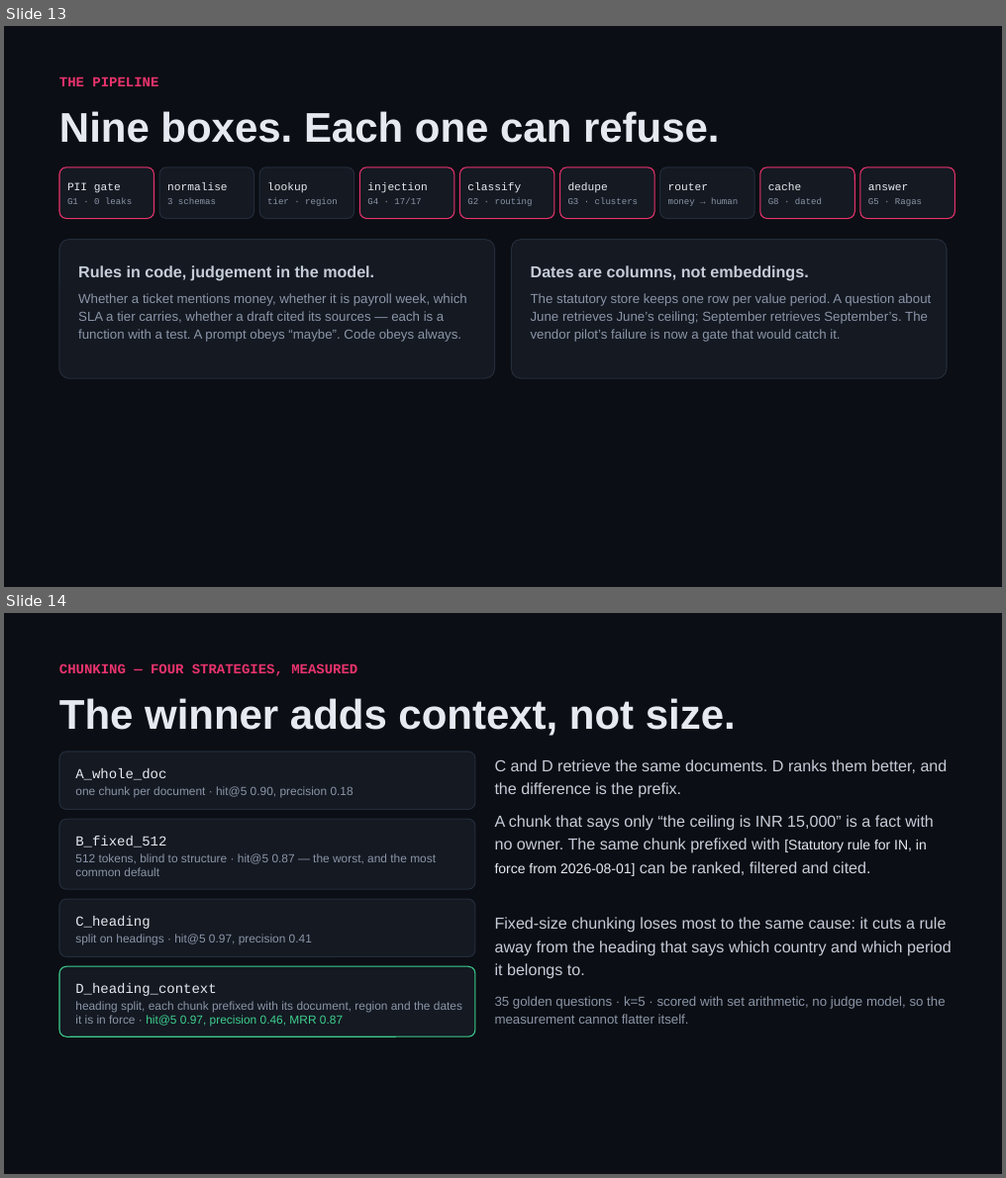
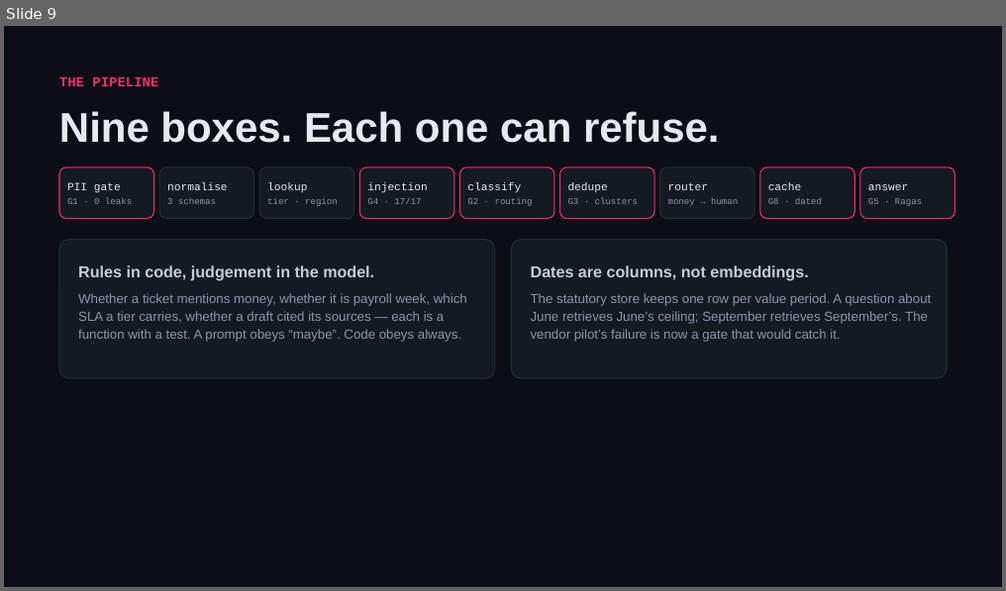
Before and after one commit to shivam-25/ramco-payce-pilot, a slide deck: docs/deck/ramco-payce-pilot.pptx. Shown one above the other, each under a label of ours: slides 13 and 14 before the commit, slide 9 after it. The pictures are 1006x1178 and 1006x591 pixels, drawn with LibreOffice and Linux fonts; fonts in the diff are those of the drawing. Boxes give left, top, right and bottom in pixels: in the first picture for what was removed or moved away, otherwise in the second. Text is boxed around its words. In the diff, an @@ line names an element or a change of style, - is before the commit and + after.

```diff
--- a/docs/deck/ramco-payce-pilot.pptx
+++ b/docs/deck/ramco-payce-pilot.pptx
@@ slide 14 removed at (x1=4, y1=613, x2=1002, y2=1174), background #0B0E14 @@
@@ text removed at (x1=59, y1=663, x2=357, y2=676) @@
-CHUNKING — FOUR STRATEGIES, MEASURED
@@ text removed at (x1=59, y1=698, x2=736, y2=736) @@
-The winner adds context, not size.
@@ rounded rectangle removed at (x1=59, y1=752, x2=476, y2=810) @@
@@ text removed at (x1=495, y1=760, x2=947, y2=798) @@
-C and D retrieve the same documents. D ranks them better, and the difference is the prefix.
@@ text removed at (x1=75, y1=768, x2=166, y2=780) @@
-A_whole_doc
@@ text removed at (x1=75, y1=786, x2=353, y2=797) @@
-one chunk per document · hit@5 0.90, precision 0.18
@@ rounded rectangle removed at (x1=59, y1=820, x2=476, y2=889) @@
@@ text removed at (x1=495, y1=815, x2=934, y2=876) @@
-A chunk that says only “the ceiling is INR 15,000” is a fact with no owner. The same chunk prefixed with [Statutory rule for IN, in force from 2026-08-01] can be ranked, filtered and cited.
@@ text removed at (x1=75, y1=836, x2=166, y2=848) @@
-B_fixed_512
@@ text removed at (x1=75, y1=854, x2=436, y2=876) @@
-512 tokens, blind to structure · hit@5 0.87 — the worst, and the most common default
@@ rounded rectangle removed at (x1=59, y1=899, x2=476, y2=958) @@
@@ text removed at (x1=75, y1=916, x2=150, y2=929) @@
-C_heading
@@ text removed at (x1=75, y1=934, x2=312, y2=945) @@
-split on headings · hit@5 0.97, precision 0.41
@@ text removed at (x1=495, y1=917, x2=951, y2=979) @@
-Fixed-size chunking loses most to the same cause: it cuts a rule away from the heading that says which country and which period it belongs to.
@@ rounded rectangle removed at (x1=59, y1=966, x2=476, y2=1036) @@
@@ text removed at (x1=75, y1=983, x2=216, y2=996) @@
-D_heading_context
@@ text removed at (x1=495, y1=996, x2=944, y2=1024) @@
-35 golden questions · k=5 · scored with set arithmetic, no judge model, so the measurement cannot flatter itself.
@@ text removed at (x1=75, y1=1001, x2=462, y2=1027) @@
-heading split, each chunk prefixed with its document, region and the dates it is in force · hit@5 0.97, precision 0.46, MRR 0.87
@@ what was slide 13 is now slide 9 @@
```
Also in this commit, not shown: 1 slide changed, 6 other slides removed, 13 other files.
